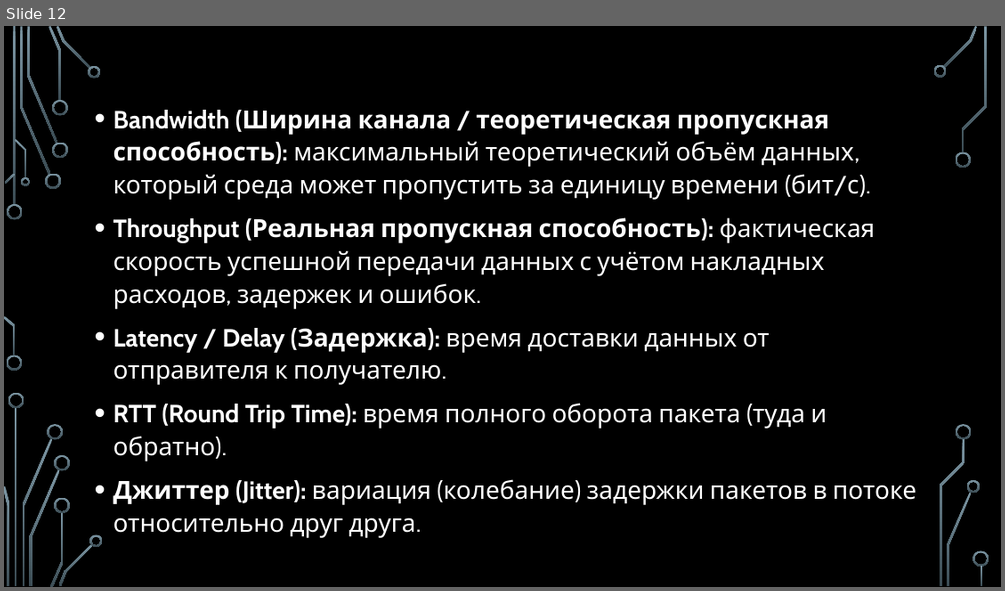
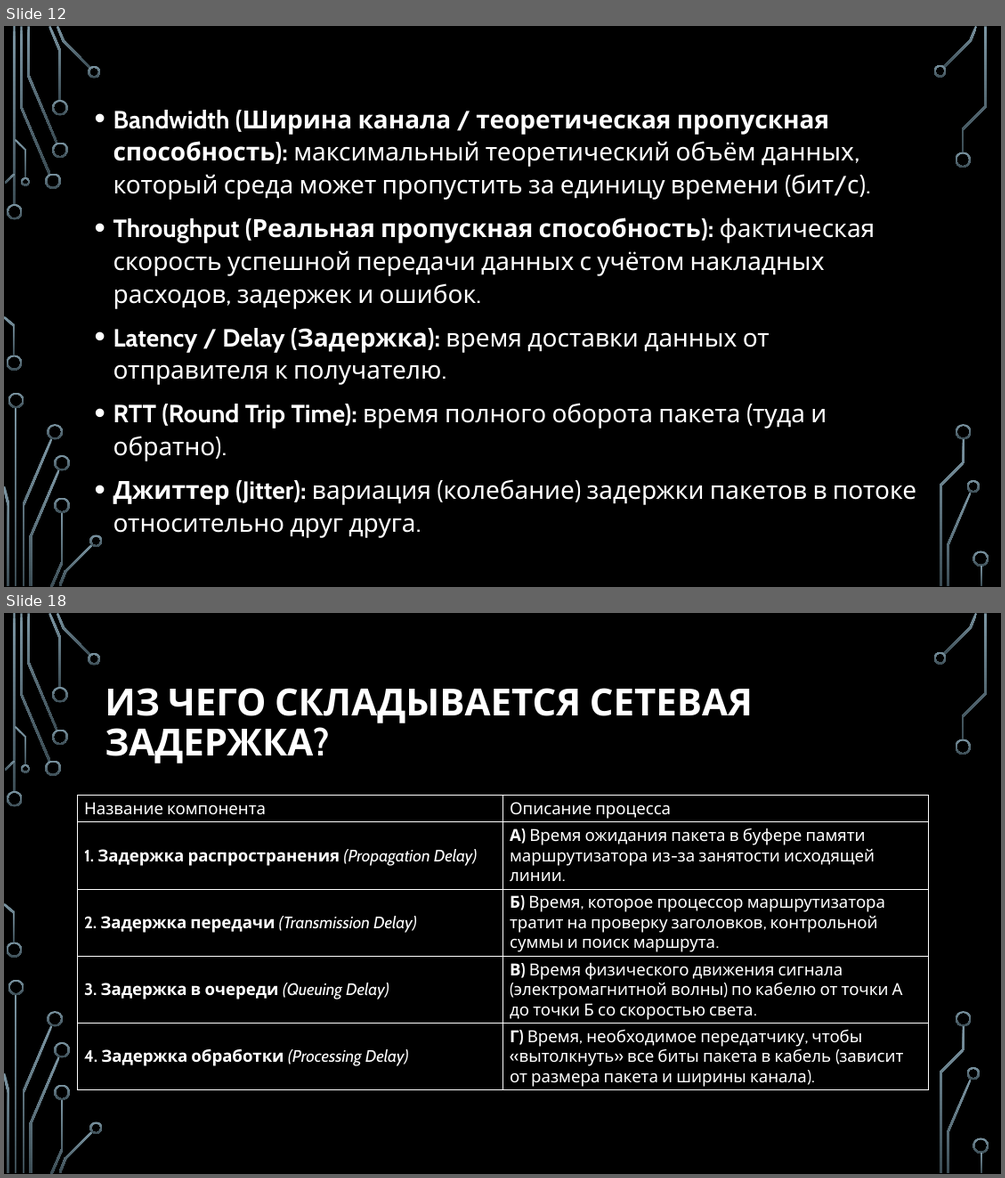
Before and after one commit to nhtgale/itn, a slide deck: 1.3 Architecture/1.3 Architecture.pptx. Shown one above the other, each under a label of ours: slide 12 before the commit, slides 12 and 18 after it; the slides between them are not shown. The pictures are 1005x591 and 1005x1178 pixels, drawn with LibreOffice and Linux fonts; fonts in the diff are those of the drawing; background and template pictures are left out. Boxes give left, top, right and bottom in pixels: in the first picture for what was removed or moved away, otherwise in the second. Text is boxed around its words. In the diff, an @@ line names an element or a change of style, - is before the commit and + after.

```diff
--- a/1.3 Architecture/1.3 Architecture.pptx
+++ b/1.3 Architecture/1.3 Architecture.pptx
@@ slide 18 added at (x1=4, y1=613, x2=1001, y2=1174), background picture (left out); not listed: 36 template elements that a slide beside it also shows @@
@@ title added at (x1=105, y1=688, x2=752, y2=763), 36 pt, text #FFFFFF, bold @@
+ИЗ ЧЕГО СКЛАДЫВАЕТСЯ СЕТЕВАЯ ЗАДЕРЖКА?
@@ table added at (x1=77, y1=795, x2=928, y2=1090), 5 rows, 2 columns @@
+Название компонента | Описание процесса
+1. Задержка распространения (Propagation Delay) | А) Время ожидания пакета в буфере памяти маршрутизатора из-за занятости исходящей линии.
+2. Задержка передачи (Transmission Delay) | Б) Время, которое процессор маршрутизатора тратит на проверку заголовков, контрольной суммы и поиск маршрута.
+3. Задержка в очереди (Queuing Delay) | В) Время физического движения сигнала (электромагнитной волны) по кабелю от точки А до точки Б со скоростью света.
+4. Задержка обработки (Processing Delay) | Г) Время, необходимое передатчику, чтобы «вытолкнуть» все биты пакета в кабель (зависит от размера пакета и ширины канала).
```
Also in this commit, not shown: 1 slide changed, 6 other slides added, 11 other files.
